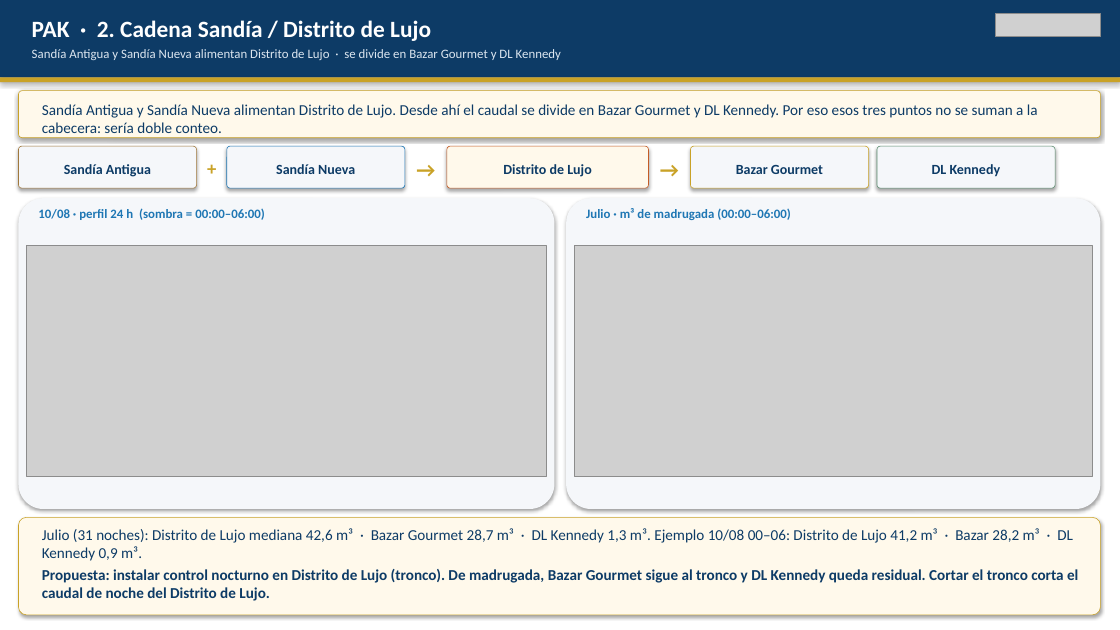
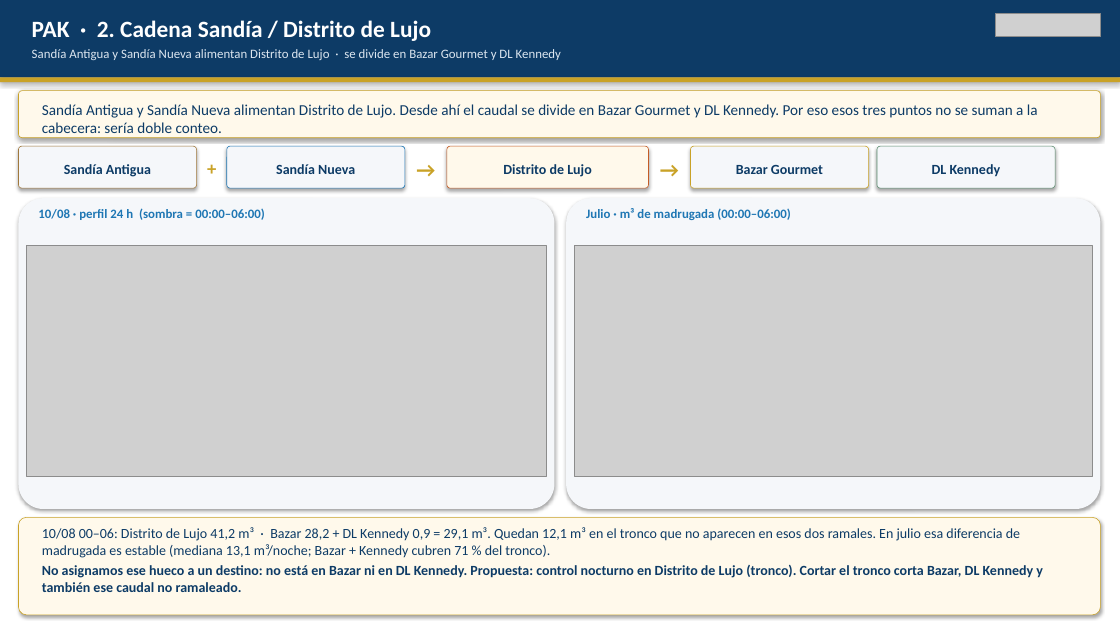
Before and after one commit to anibaloperacionesWes/wes-scripts, a slide deck: slide 10 of reports/Parque_Arauco/TMP_7MALLS/entrega_diego_anibal/Recorrido_ejecutivo_PA_MAE_20260817.pptx. Drawn at 1120x630 pixels with LibreOffice and Linux fonts; fonts in the diff are those of the drawing; grey boxes stand for pictures. Boxes give left, top, right and bottom in pixels: in the first picture for what was removed or moved away, otherwise in the second. Text is boxed around its words. In the diff, an @@ line names an element or a change of style, - is before the commit and + after.

```diff
--- a/reports/Parque_Arauco/TMP_7MALLS/entrega_diego_anibal/Recorrido_ejecutivo_PA_MAE_20260817.pptx
+++ b/reports/Parque_Arauco/TMP_7MALLS/entrega_diego_anibal/Recorrido_ejecutivo_PA_MAE_20260817.pptx
@@ text at (42, 527, 1043, 592): text changed; size 13 to 12 pt; bold off @@
-Julio (31 noches): Distrito de Lujo mediana 42,6 m³ · Bazar Gourmet 28,7 m³ · DL Kennedy 1,3 m³. Ejemplo 10/08 00–06: Distrito de Lujo 41,2 m³ · Bazar 28,2 m³ · DL Kennedy 0,9 m³.
-Propuesta: instalar control nocturno en Distrito de Lujo (tronco). De madrugada, Bazar Gourmet sigue al tronco y DL Kennedy queda residual. Cortar el tronco corta el caudal de noche del Distrito de Lujo.
+10/08 00–06: Distrito de Lujo 41,2 m³ · Bazar 28,2 + DL Kennedy 0,9 = 29,1 m³. Quedan 12,1 m³ en el tronco que no aparecen en esos dos ramales. En julio esa diferencia de madrugada es estable (mediana 13,1 m³/noche; Bazar + Kennedy cubren 71 % del tronco).
+No asignamos ese hueco a un destino: no está en Bazar ni en DL Kennedy. Propuesta: control nocturno en Distrito de Lujo (tronco). Cortar el tronco corta Bazar, DL Kennedy y también ese caudal no ramaleado.
```
Also in this commit, not shown: 1 other file.
